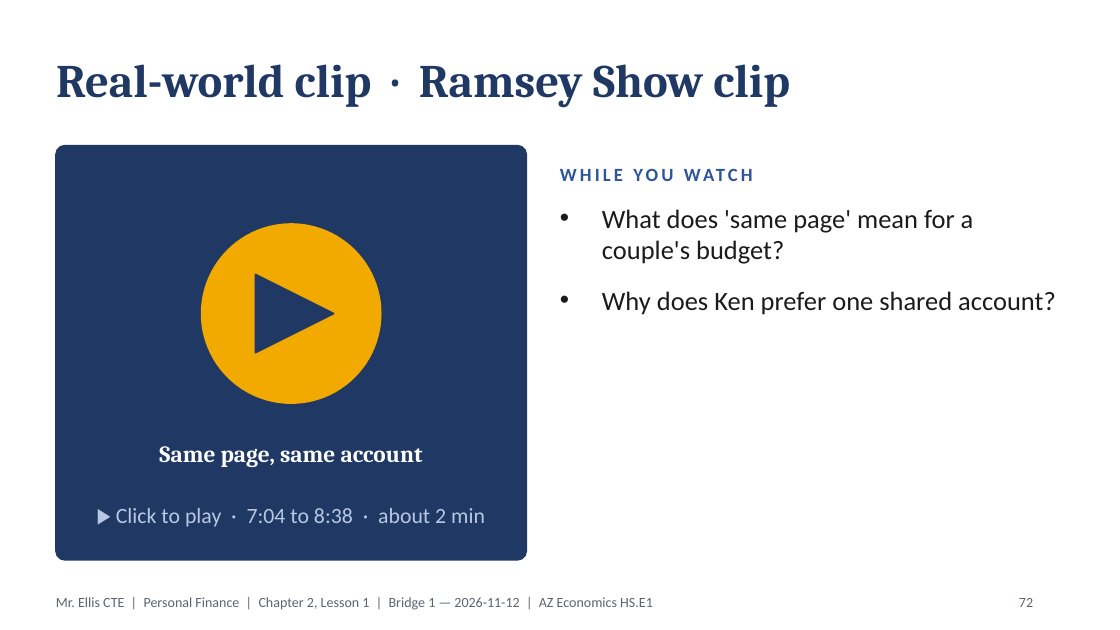
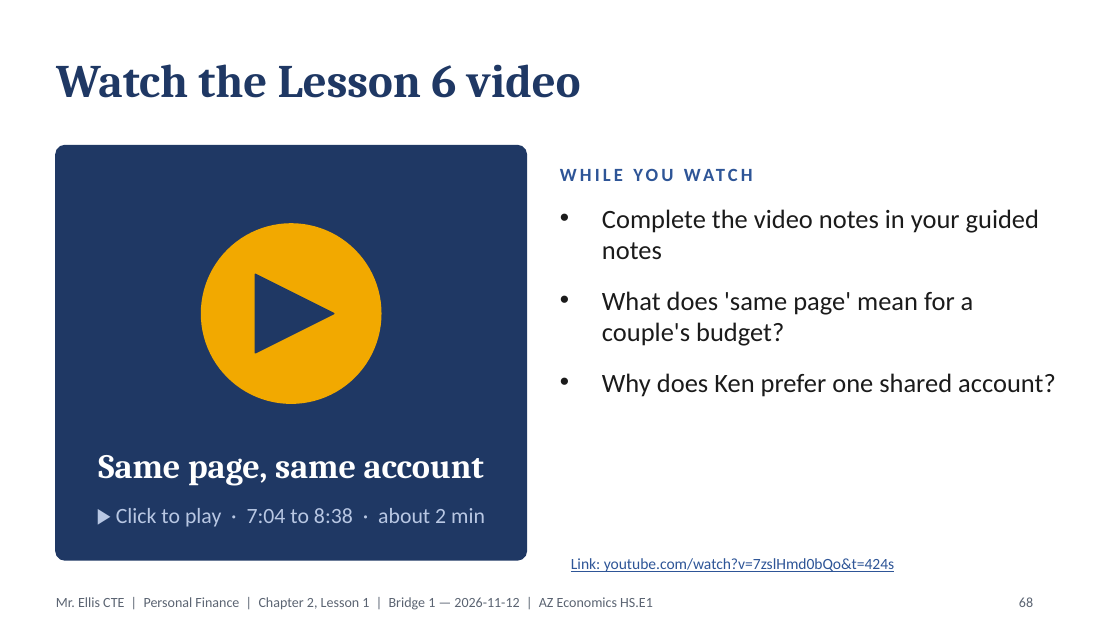
Before and after one commit to highgroundthree-art/electrical-el1-study-guides, a slide deck: slide 68 of financial-comprehension/personal/adult/Ch02_All_Lessons_ADULTS.pptx (slide 72 before the commit). Drawn at 1120x630 pixels with LibreOffice and Linux fonts; fonts in the diff are those of the drawing. Boxes give left, top, right and bottom in pixels: in the first picture for what was removed or moved away, otherwise in the second. Text is boxed around its words. In the diff, an @@ line names an element or a change of style, - is before the commit and + after.

```diff
--- a/financial-comprehension/personal/adult/Ch02_All_Lessons_ADULTS.pptx
+++ b/financial-comprehension/personal/adult/Ch02_All_Lessons_ADULTS.pptx
@@ title at (56, 64, 581, 98): text changed @@
-Real-world clip · Ramsey Show clip
+Watch the Lesson 6 video
@@ text at (602, 209, 1039, 259): paragraph added @@
+• Complete the video notes in your guided notes
@@ text "Same page, same account": place and size @@
-text "Same page, same account" at (159, 446, 423, 467)
+text "Same page, same account" at (98, 455, 484, 486)
@@ text "Same page, same account" at (98, 455, 484, 486): size 15 to 22 pt @@
@@ text added at (571, 558, 894, 572), 10 pt, text #2E5597, underline @@
+Link: youtube.com/watch?v=7zslHmd0bQo&t=424s
@@ page number at (1019, 597, 1033, 607): text changed @@
-72
+68
```
Also in this commit, not shown: 5 other slides changed, 4 slides removed, 11 other files.
